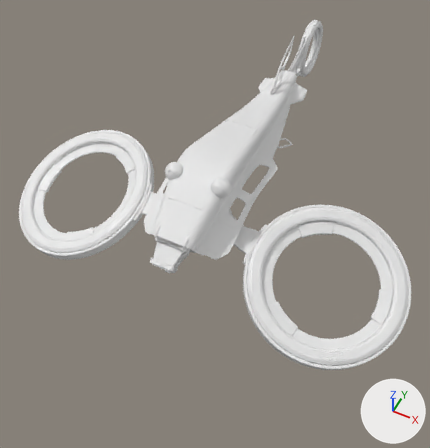
An edit to the Blender file untitled_03.blend, drawn before and after from the same camera.
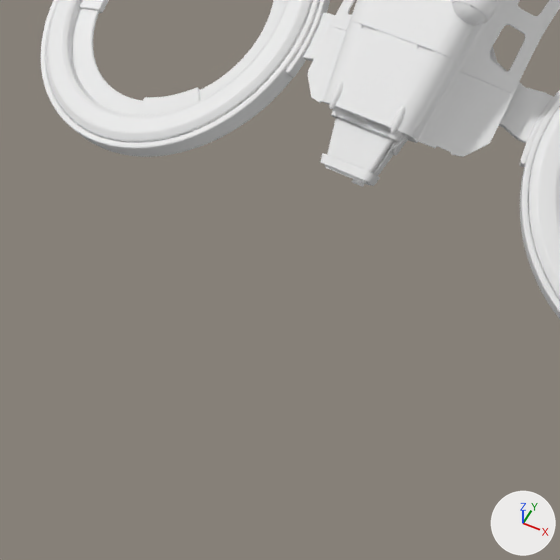
There are two pictures of each version: one whole from a 50 mm camera at (7.47, -11.94, 17.15) aimed at (0.33, 2.34, -0.71), one close up on the part from 0% to 61% of the width and 42% to 100% of the height. Every picture has the same lights, and +X, +Y and +Z are marked at lower right.

Before the edit, the objects in view are built like this:
```python
ob_cylinder_001 = bpy.data.objects.new('Cylinder.001', me_cylinder_001)
ob_cylinder_001.parent = ob_empty
ob_cylinder_001.location = (0.0128, 16.17, 2.988)
ob_cylinder_001.rotation_euler = (0.0, 1.571, 0.0)  # degrees (0, 90, 0)
ob_cylinder_007 = bpy.data.objects.new('Cylinder.007', me_cylinder_007)
ob_cylinder_007.parent = ob_empty
ob_cylinder_007.location = (0.0, 16.01, 1.372)
ob_cylinder_007.rotation_euler = (0.0, 1.571, 0.0)  # degrees (0, 90, 0)
ob_cylinder_011 = bpy.data.objects.new('Cylinder.011', me_cylinder_011)
ob_cylinder_011.parent = ob_empty
ob_cylinder_011.location = (0.0, 16.01, 1.372)
ob_cylinder_011.rotation_euler = (0.0, 1.571, 0.0)  # degrees (0, 90, 0)
ob_cylinder_011.scale = (1.03, 1.0, 0.599)
# also in view: 'Cube.027' at (0.0, -0.47, 0.32); 'Cube.001' at (0.0, 0.43, 0.99); 'Cube.007' at (0.0, 3.18, 1.54); 'Cube.031' at (0.0, -0.42, 0.81); 'Cylinder.008' at (0.0, -0.37, -1.1)
```
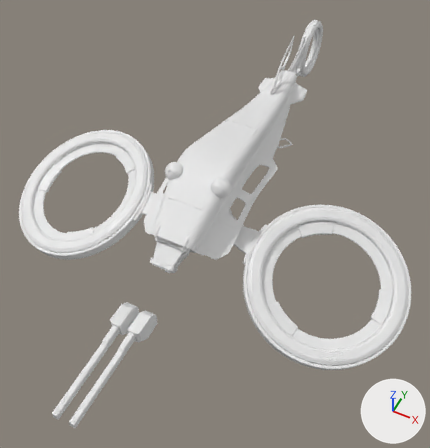
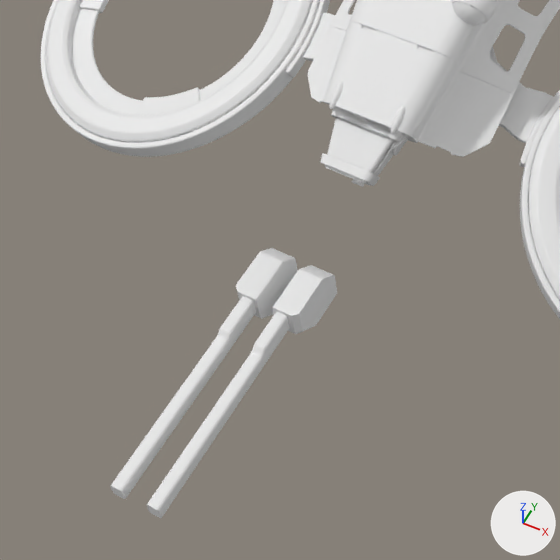
Pixel boxes [x1, y1, x2, y2] of what changed, in the close-ups (560 x 560 px):
```json
{"object": "Cube.047", "change": "added", "after": [110, 296, 290, 518]}
{"object": "Cube.009", "change": "added", "after": [236, 248, 337, 334]}
```

Scene script edits in JSON lines:
```json
{"op": "add", "block": "me_cube_040", "code": ["me_cube_040 = bpy.data.meshes.new('Cube.040')", "me_cube_040.from_pydata(...)  # 320 vertices, 274 faces; spans x 0.2..0.42, y -7.21..-3.78, z -0.37..0.01", "me_cube_040.polygons.foreach_set('use_smooth', [True] * 274)"]}
{"op": "add", "block": "me_cube_039", "code": ["me_cube_039 = bpy.data.meshes.new('Cube.039')", "me_cube_039.from_pydata(...)  # 103 vertices, 78 faces; spans x 0.14..0.581, y -3.79..-2.667, z -0.816..0.07", "me_cube_039.polygons.foreach_set('use_smooth', [True] * 78)"]}
{"op": "add", "block": "ob_cube_047", "code": ["ob_cube_047 = bpy.data.objects.new('Cube.047', me_cube_040)", "ob_cube_047.location = (0.0, 0.0, 0.0)", "_m = ob_cube_047.modifiers.new('Mirror', 'MIRROR')"]}
{"op": "add", "block": "ob_cube_009", "code": ["ob_cube_009 = bpy.data.objects.new('Cube.009', me_cube_039)", "ob_cube_009.location = (0.0, 0.0, 0.0)", "_m = ob_cube_009.modifiers.new('Mirror', 'MIRROR')"]}
```
